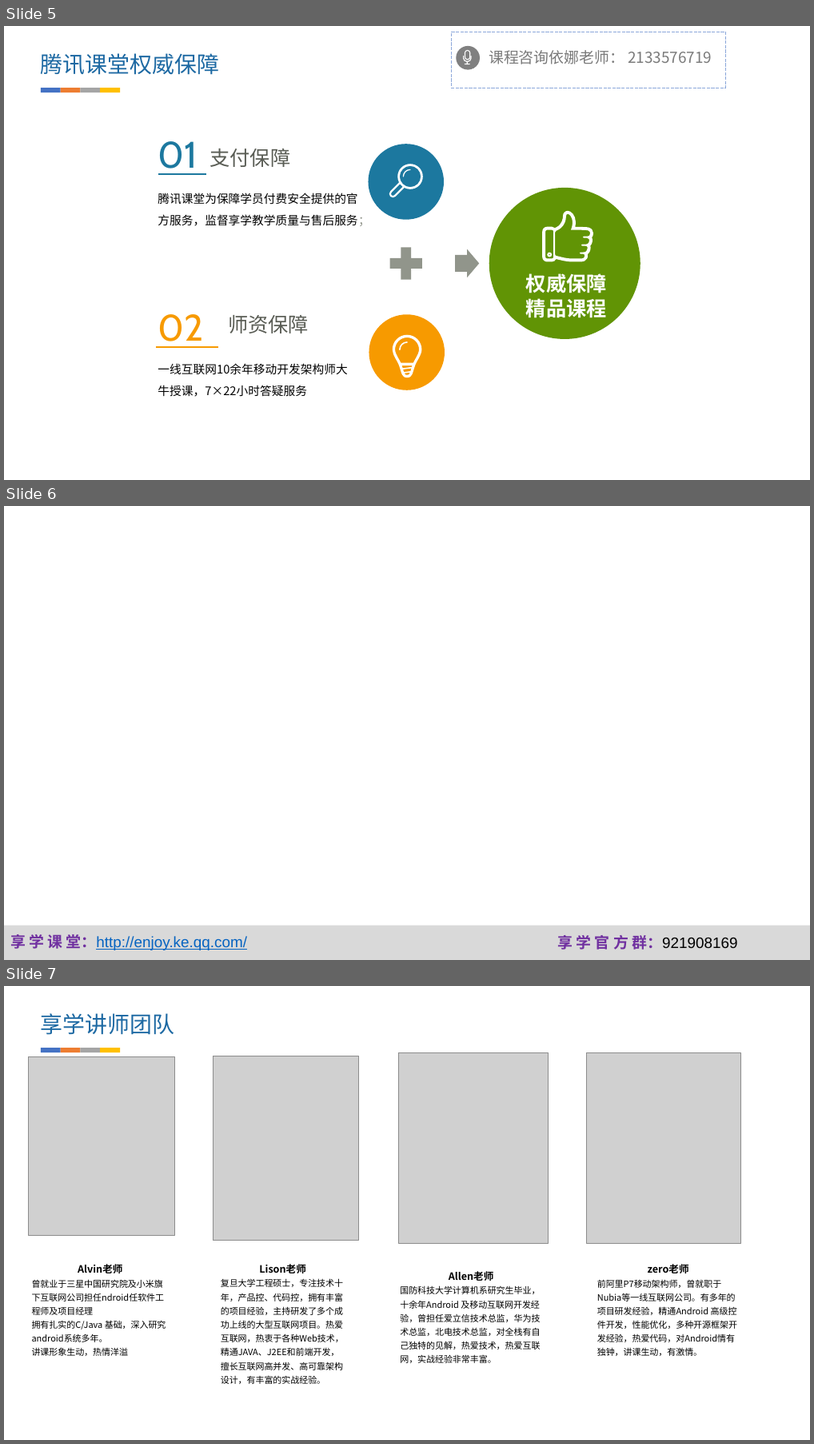
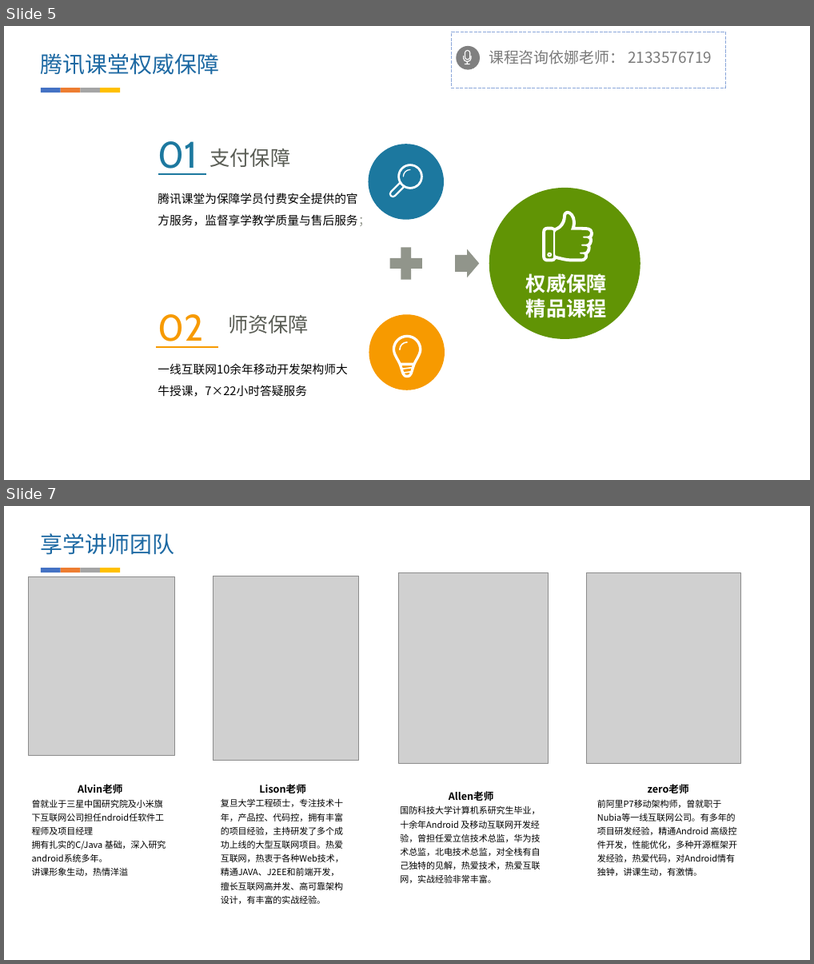
Before and after one commit to fanzhangvip/xiangxue, a slide deck: pre/ViewPager优化.pptx. Shown one above the other, each under a label of ours: slides 5, 6 and 7 before the commit, slides 5 and 7 after it; the slides between them are not shown. The pictures are 814x1444 and 814x964 pixels, drawn with LibreOffice and Linux fonts; fonts in the diff are those of the drawing; grey boxes stand for pictures; background and template pictures are left out. Boxes give left, top, right and bottom in pixels: in the first picture for what was removed or moved away, otherwise in the second. Text is boxed around its words. In the diff, an @@ line names an element or a change of style, - is before the commit and + after.

```diff
--- a/pre/ViewPager优化.pptx
+++ b/pre/ViewPager优化.pptx
@@ slide 6 removed at [4,506,810,960], background picture (left out) @@
@@ rectangle removed at [4,925,810,960] @@
@@ text removed at [10,934,247,950] @@
-享 学 课 堂：http://enjoy.ke.qq.com/
@@ text removed at [558,935,738,949] @@
-享 学 官 方 群：921908169
```
Also in this commit, not shown: 2 slides changed, 1 slide added, 5 other files.
